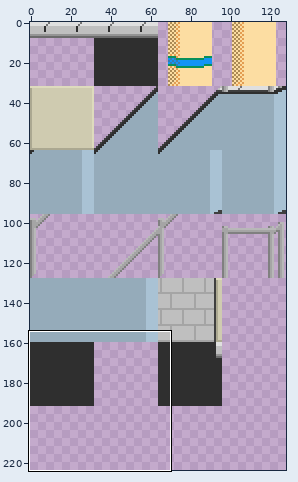
Two states of a pixel-art file, assets/mall/tiles/tilemap.aseprite. The picture above shows the old version from afar; the outline marks the close-up.
Close-up. Before the edit:
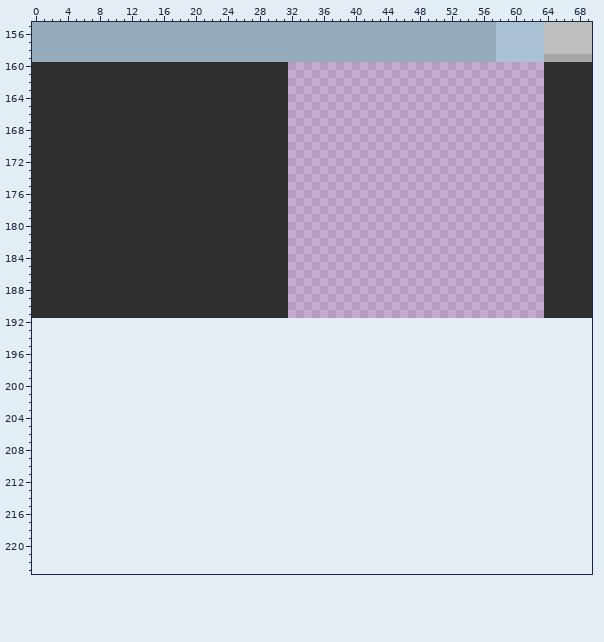
128x192 pixels, 1 frame. Colours within 5 levels of each other are drawn and written as one. Shown: x 0..69, y 155..223. The old version is drawn lined up with the new one, on the new canvas. The commit also changed other parts of the picture, which this record leaves out.
New version:
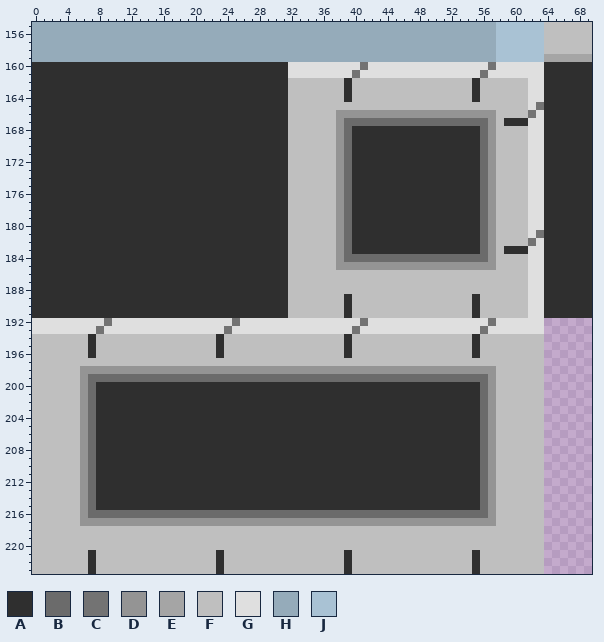
Palette (. is transparent): A #2f2f2f  B #6b6b6b  C #737373  D #949494  E #a5a5a5  F #bfbfbf  G #dfdfdf  H #95abba  J #a9c2d4
From old to new:
canvas 128x192 -> 128x224
Changed rows in their new state; - is an unchanged pixel.
first column x 0:
160 --------------------------------GGGGGGGGGCGGGGGGGGGGGGGGGCGGGGGG
161 --------------------------------GGGGGGGGCGGGGGGGGGGGGGGGCGGGGGGG
162 --------------------------------FFFFFFFAFFFFFFFFFFFFFFFAFFFFFFGG
163 --------------------------------FFFFFFFAFFFFFFFFFFFFFFFAFFFFFFGG
164 --------------------------------FFFFFFFAFFFFFFFFFFFFFFFAFFFFFFGG
165 --------------------------------FFFFFFFFFFFFFFFFFFFFFFFFFFFFFFGC
166 --------------------------------FFFFFFDDDDDDDDDDDDDDDDDDDDFFFFCG
167 --------------------------------FFFFFFDBBBBBBBBBBBBBBBBBBDFAAAGG
168 --------------------------------FFFFFFDBAAAAAAAAAAAAAAAABDFFFFGG
169 --------------------------------FFFFFFDBAAAAAAAAAAAAAAAABDFFFFGG
170 --------------------------------FFFFFFDBAAAAAAAAAAAAAAAABDFFFFGG
171 --------------------------------FFFFFFDBAAAAAAAAAAAAAAAABDFFFFGG
172 --------------------------------FFFFFFDBAAAAAAAAAAAAAAAABDFFFFGG
173 --------------------------------FFFFFFDBAAAAAAAAAAAAAAAABDFFFFGG
174 --------------------------------FFFFFFDBAAAAAAAAAAAAAAAABDFFFFGG
175 --------------------------------FFFFFFDBAAAAAAAAAAAAAAAABDFFFFGG
176 --------------------------------FFFFFFDBAAAAAAAAAAAAAAAABDFFFFGG
177 --------------------------------FFFFFFDBAAAAAAAAAAAAAAAABDFFFFGG
178 --------------------------------FFFFFFDBAAAAAAAAAAAAAAAABDFFFFGG
179 --------------------------------FFFFFFDBAAAAAAAAAAAAAAAABDFFFFGG
180 --------------------------------FFFFFFDBAAAAAAAAAAAAAAAABDFFFFGG
181 --------------------------------FFFFFFDBAAAAAAAAAAAAAAAABDFFFFGC
182 --------------------------------FFFFFFDBAAAAAAAAAAAAAAAABDFFFFCG
183 --------------------------------FFFFFFDBAAAAAAAAAAAAAAAABDFAAAGG
184 --------------------------------FFFFFFDBBBBBBBBBBBBBBBBBBDFFFFGG
185 --------------------------------FFFFFFDDDDDDDDDDDDDDDDDDDDFFFFGG
186 --------------------------------FFFFFFFFFFFFFFFFFFFFFFFFFFFFFFGG
187 --------------------------------FFFFFFFFFFFFFFFFFFFFFFFFFFFFFFGG
188 --------------------------------FFFFFFFFFFFFFFFFFFFFFFFFFFFFFFGG
189 --------------------------------FFFFFFFAFFFFFFFFFFFFFFFAFFFFFFGG
190 --------------------------------FFFFFFFAFFFFFFFFFFFFFFFAFFFFFFGG
191 --------------------------------FFFFFFFAFFFFFFFFFFFFFFFAFFFFFFGG
192 GGGGGGGGGCGGGGGGGGGGGGGGGCGGGGGGGGGGGGGGGCGGGGGGGGGGGGGGGCGGGGGG
193 GGGGGGGGCGGGGGGGGGGGGGGGCGGGGGGGGGGGGGGGCGGGGGGGGGGGGGGGCGGGGGGG
194 FFFFFFFAFFFFFFFFFFFFFFFAFFFFFFFFFFFFFFFAFFFFFFFFFFFFFFFAFFFFFFFF
195 FFFFFFFAFFFFFFFFFFFFFFFAFFFFFFFFFFFFFFFAFFFFFFFFFFFFFFFAFFFFFFFF
196 FFFFFFFAFFFFFFFFFFFFFFFAFFFFFFFFFFFFFFFAFFFFFFFFFFFFFFFAFFFFFFFF
197 FFFFFFFFFFFFFFFFFFFFFFFFFFFFFFFFFFFFFFFFFFFFFFFFFFFFFFFFFFFFFFFF
198 FFFFFFDDDDDDDDDDDDDDDDDDDDDDDDDDDDDDDDDDDDDDDDDDDDDDDDDDDDFFFFFF
199 FFFFFFDBBBBBBBBBBBBBBBBBBBBBBBBBBBBBBBBBBBBBBBBBBBBBBBBBBDFFFFFF
200 FFFFFFDBAAAAAAAAAAAAAAAAAAAAAAAAAAAAAAAAAAAAAAAAAAAAAAAABDFFFFFF
201 FFFFFFDBAAAAAAAAAAAAAAAAAAAAAAAAAAAAAAAAAAAAAAAAAAAAAAAABDFFFFFF
202 FFFFFFDBAAAAAAAAAAAAAAAAAAAAAAAAAAAAAAAAAAAAAAAAAAAAAAAABDFFFFFF
203 FFFFFFDBAAAAAAAAAAAAAAAAAAAAAAAAAAAAAAAAAAAAAAAAAAAAAAAABDFFFFFF
204 FFFFFFDBAAAAAAAAAAAAAAAAAAAAAAAAAAAAAAAAAAAAAAAAAAAAAAAABDFFFFFF
205 FFFFFFDBAAAAAAAAAAAAAAAAAAAAAAAAAAAAAAAAAAAAAAAAAAAAAAAABDFFFFFF
206 FFFFFFDBAAAAAAAAAAAAAAAAAAAAAAAAAAAAAAAAAAAAAAAAAAAAAAAABDFFFFFF
207 FFFFFFDBAAAAAAAAAAAAAAAAAAAAAAAAAAAAAAAAAAAAAAAAAAAAAAAABDFFFFFF
208 FFFFFFDBAAAAAAAAAAAAAAAAAAAAAAAAAAAAAAAAAAAAAAAAAAAAAAAABDFFFFFF
209 FFFFFFDBAAAAAAAAAAAAAAAAAAAAAAAAAAAAAAAAAAAAAAAAAAAAAAAABDFFFFFF
210 FFFFFFDBAAAAAAAAAAAAAAAAAAAAAAAAAAAAAAAAAAAAAAAAAAAAAAAABDFFFFFF
211 FFFFFFDBAAAAAAAAAAAAAAAAAAAAAAAAAAAAAAAAAAAAAAAAAAAAAAAABDFFFFFF
212 FFFFFFDBAAAAAAAAAAAAAAAAAAAAAAAAAAAAAAAAAAAAAAAAAAAAAAAABDFFFFFF
213 FFFFFFDBAAAAAAAAAAAAAAAAAAAAAAAAAAAAAAAAAAAAAAAAAAAAAAAABDFFFFFF
214 FFFFFFDBAAAAAAAAAAAAAAAAAAAAAAAAAAAAAAAAAAAAAAAAAAAAAAAABDFFFFFF
215 FFFFFFDBAAAAAAAAAAAAAAAAAAAAAAAAAAAAAAAAAAAAAAAAAAAAAAAABDFFFFFF
216 FFFFFFDBBBBBBBBBBBBBBBBBBBBBBBBBBBBBBBBBBBBBBBBBBBBBBBBBBDFFFFFF
217 FFFFFFDDDDDDDDDDDDDDDDDDDDDDDDDDDDDDDDDDDDDDDDDDDDDDDDDDDDFFFFFF
218 FFFFFFFFFFFFFFFFFFFFFFFFFFFFFFFFFFFFFFFFFFFFFFFFFFFFFFFFFFFFFFFF
219 FFFFFFFFFFFFFFFFFFFFFFFFFFFFFFFFFFFFFFFFFFFFFFFFFFFFFFFFFFFFFFFF
220 FFFFFFFFFFFFFFFFFFFFFFFFFFFFFFFFFFFFFFFFFFFFFFFFFFFFFFFFFFFFFFFF
221 FFFFFFFAFFFFFFFFFFFFFFFAFFFFFFFFFFFFFFFAFFFFFFFFFFFFFFFAFFFFFFFF
222 FFFFFFFAFFFFFFFFFFFFFFFAFFFFFFFFFFFFFFFAFFFFFFFFFFFFFFFAFFFFFFFF
223 FFFFFFFAFFFFFFFFFFFFFFFAFFFFFFFFFFFFFFFAFFFFFFFFFFFFFFFAFFFFFFFF
